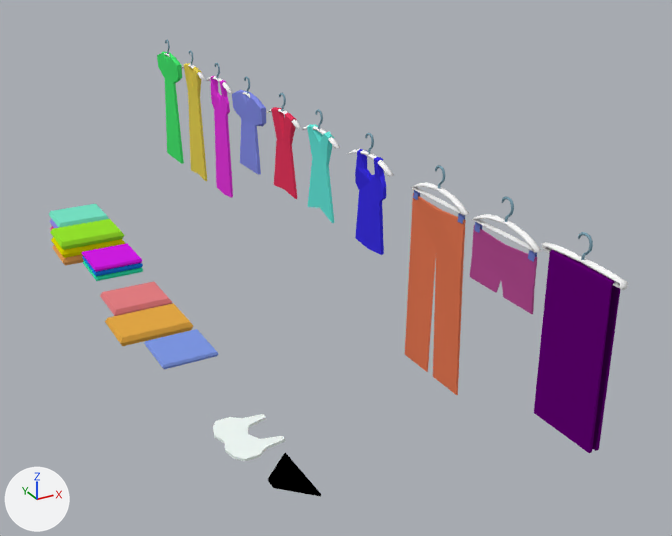
What one commit did to the Blender file Assets/Art/Models/women-cloths-low-poly/source/cloths for closet.blend.
Camera for both pictures: a 50 mm lens placed at (-10.0, -19.7, 10.6), pointed at (-0.1, -1.7, 1.7). Every picture has the same lights, and +X, +Y and +Z are marked at lower left.

Before the edit, the objects in view are built like this:
```python
ob_cube_007 = bpy.data.objects.new('Cube.007', me_cube_025)
ob_cube_007.location = (0.01, 9.39, 4.45)
ob_cube_007.rotation_euler = (0.0, 0.0, 3.142)  # degrees (0, 0, 180)
ob_cube_007.scale = (0.393, 0.393, 0.393)
ob_cube_019 = bpy.data.objects.new('Cube.019', me_cube_001)
ob_cube_019.location = (-3.63, -7.13, 1.09)
ob_cube_019.scale = (0.725, 0.725, 0.725)
ob_cube_023 = bpy.data.objects.new('Cube.023', me_cube_044)
ob_cube_023.location = (-4.12, 5.29, 0.97)
ob_cube_023.scale = (0.704, 0.704, 0.704)
ob_cube_024 = bpy.data.objects.new('Cube.024', me_cube_045)
ob_cube_024.location = (-4.02, 3.84, 0.97)
ob_cube_024.scale = (0.631, 0.631, 0.631)
ob_cube_026 = bpy.data.objects.new('Cube.026', me_cube_047)
ob_cube_026.location = (-4.12, 6.79, 1.45)
ob_cube_026.scale = (0.704, 0.704, 0.704)
ob_cube_027 = bpy.data.objects.new('Cube.027', me_cube_048)
ob_cube_027.location = (-4.12, 5.29, 1.21)
ob_cube_027.scale = (0.704, 0.704, 0.704)
ob_cube_028 = bpy.data.objects.new('Cube.028', me_cube_049)
ob_cube_028.location = (-4.12, 5.29, 1.45)
ob_cube_028.scale = (0.704, 0.704, 0.704)
ob_cube_029 = bpy.data.objects.new('Cube.029', me_cube_050)
ob_cube_029.location = (-4.02, 3.84, 1.11)
ob_cube_029.scale = (0.631, 0.631, 0.631)
ob_cube_030 = bpy.data.objects.new('Cube.030', me_cube_051)
ob_cube_030.location = (-4.02, 3.84, 1.25)
ob_cube_030.scale = (0.631, 0.631, 0.631)
# also in view: 'Cube.014' at (0.0, -5.6, 2.6); 'Cube.006' at (0.0, 3.4, 3.8); 'Cube.015' at (0.0, -5.7, 4.8); 'Cube.012' at (0.1, -0.7, 3.8); 'Cube.017' at (-4.3, 0.0, 0.4)
```
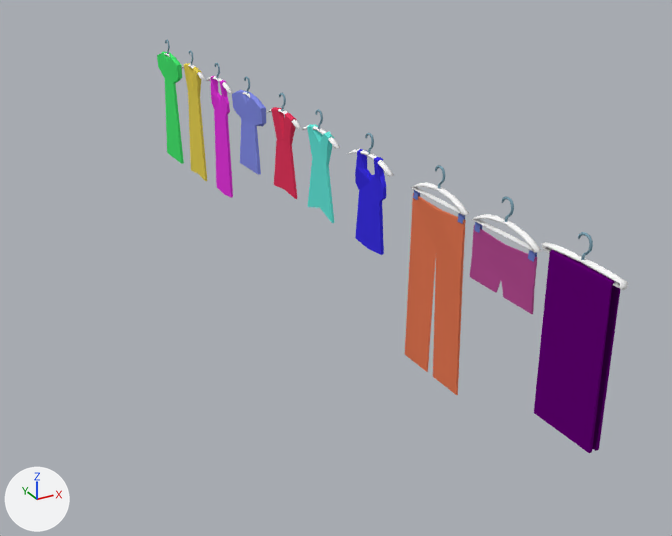
Diff of the bpy script that builds the scene:
```diff
--- a/Assets/Art/Models/women-cloths-low-poly/source/cloths for closet.blend.py
+++ b/Assets/Art/Models/women-cloths-low-poly/source/cloths for closet.blend.py
@@ ob_cube_019 @@
-ob_cube_019 = bpy.data.objects.new('Cube.019', me_cube_001)
-ob_cube_019.location = (-3.63, -7.13, 1.09)
-ob_cube_019.scale = (0.725, 0.725, 0.725)
@@ ob_cube_030 @@
-ob_cube_030 = bpy.data.objects.new('Cube.030', me_cube_051)
-ob_cube_030.location = (-4.02, 3.84, 1.25)
-ob_cube_030.scale = (0.631, 0.631, 0.631)
@@ ob_cube_029 @@
-ob_cube_029 = bpy.data.objects.new('Cube.029', me_cube_050)
-ob_cube_029.location = (-4.02, 3.84, 1.11)
-ob_cube_029.scale = (0.631, 0.631, 0.631)
@@ ob_cube_028 @@
-ob_cube_028 = bpy.data.objects.new('Cube.028', me_cube_049)
-ob_cube_028.location = (-4.12, 5.29, 1.45)
-ob_cube_028.scale = (0.704, 0.704, 0.704)
@@ ob_cube_027 @@
-ob_cube_027 = bpy.data.objects.new('Cube.027', me_cube_048)
-ob_cube_027.location = (-4.12, 5.29, 1.21)
-ob_cube_027.scale = (0.704, 0.704, 0.704)
@@ ob_cube_026 @@
-ob_cube_026 = bpy.data.objects.new('Cube.026', me_cube_047)
-ob_cube_026.location = (-4.12, 6.79, 1.45)
-ob_cube_026.scale = (0.704, 0.704, 0.704)
@@ ob_cube_024 @@
-ob_cube_024 = bpy.data.objects.new('Cube.024', me_cube_045)
-ob_cube_024.location = (-4.02, 3.84, 0.97)
-ob_cube_024.scale = (0.631, 0.631, 0.631)
@@ ob_cube_023 @@
-ob_cube_023 = bpy.data.objects.new('Cube.023', me_cube_044)
-ob_cube_023.location = (-4.12, 5.29, 0.97)
-ob_cube_023.scale = (0.704, 0.704, 0.704)
@@ ob_cylinder @@
-ob_cylinder = bpy.data.objects.new('Cylinder', me_cylinder_001)
-ob_cylinder.location = (-4.16, -4.65, 0.48)
-ob_cylinder.rotation_euler = (0.0, 0.0, 0.393)  # degrees (0, 0, 23)
-ob_cylinder.scale = (0.401, 0.401, 0.401)
@@ ob_cube_018 @@
-ob_cube_018 = bpy.data.objects.new('Cube.018', me_cube_035)
-ob_cube_018.location = (-4.12, 1.42, 0.97)
-ob_cube_018.scale = (0.704, 0.704, 0.704)
@@ ob_cube_017 @@
-ob_cube_017 = bpy.data.objects.new('Cube.017', me_cube_034)
-ob_cube_017.location = (-4.12, -0.08, 0.97)
-ob_cube_017.scale = (0.704, 0.704, 0.704)
@@ ob_cube_016 @@
-ob_cube_016 = bpy.data.objects.new('Cube.016', me_cube_033)
-ob_cube_016.location = (-4.02, -1.53, 0.97)
-ob_cube_016.scale = (0.631, 0.631, 0.631)
```

What differs and where, as boxes [x1, y1, x2, y2] in the pictures (672 x 536 px):
'Cube.017', deleted (orange): before [105, 303, 194, 346]
'Cylinder', deleted: before [213, 414, 285, 462]
'Cube.016', deleted (blue): before [144, 329, 218, 369]
'Cube.018', deleted (pink): before [100, 281, 172, 316]
'Cube.028', deleted (green): before [50, 219, 125, 250]
'Cube.019', deleted (black): before [268, 453, 321, 497]
'Cube.030', deleted (pink): before [82, 243, 142, 272]
'Cube.026', deleted (green): before [48, 204, 109, 228]
'Cube.027', deleted (yellow): before [51, 237, 125, 258]
'Cube.024', deleted: before [83, 261, 143, 281]
'Cube.029', deleted: before [82, 256, 143, 276]
'Cube.023', deleted: before [52, 245, 84, 266]
